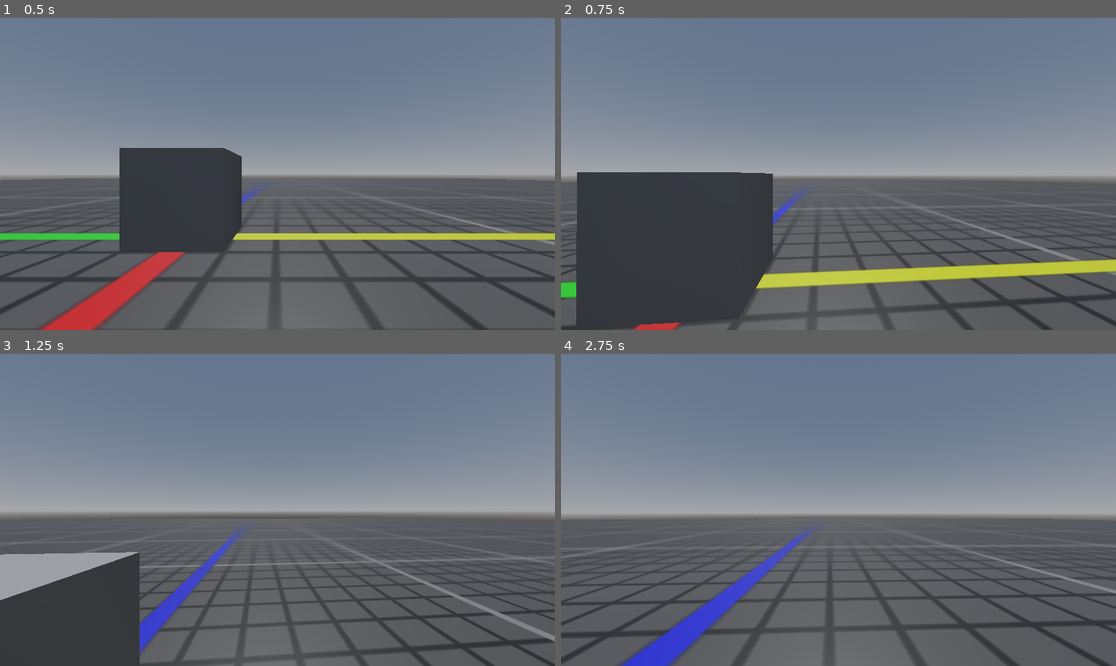
Above: before the commit, frames 1-4 (two rows, left to right).
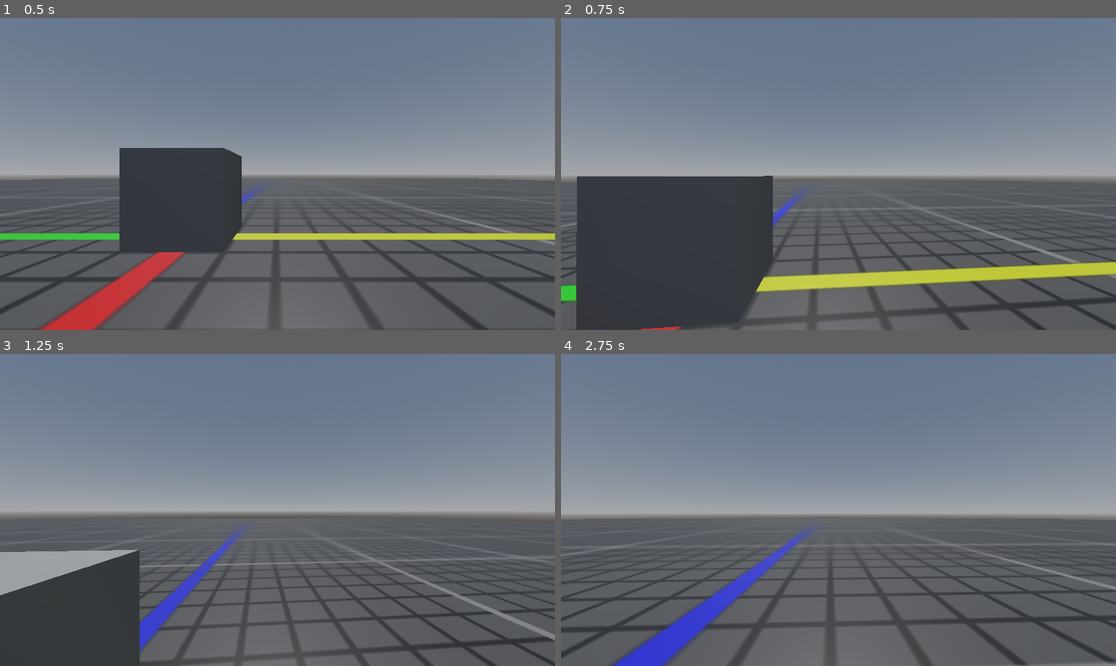
Above: after the commit, the same moments.

Repository: olinic/godot-fps-template
Game: Godot game, scene res://main.tscn
Same seed, same stepped clock (60 frames per second), same inputs: the game is played once before the commit and once after it.
Inputs (mouse positions are in pixels of both pictures, inside the frame that each line leads up to):
- Up to frame 1 (0.5 s): no input
- Up to frame 2 (0.75 s): tap Enter at 0.5 s; move the mouse to (866, 174) at 0.52 s; hold Up (move_forward) from 0.53 s (still down); tap Space (jump) at 0.6 s
- Up to frame 3 (1.25 s): keep holding Up (move_forward); tap Space (jump) at 0.77, 1.07 s
- Up to frame 4 (2.75 s): keep holding Up (move_forward); move the mouse to (810, 510) at 1.27 s; tap Shift (keyboard_sprint) at 1.35 s; tap Space (jump) at 1.52, 1.55, 1.82, 2.1 s; move the mouse to (849, 503) at 2.02 s

Frame 1 is identical in both runs. In frame 2, 5.5% of the frame differs, in the area x 0-100%, y 49-100%; in frame 3, 1.6%; in frame 4, 8.3%, in the area x 0-100%, y 52-100%.

Commit message:
cleaned code

Diff:
--- a/Player/WalkState.gd
+++ b/Player/WalkState.gd
@@ -13,10 +13,10 @@
 
 func move(delta):
 	var input_dir = Input.get_vector("move_left", "move_right", "move_forward", "move_backward")
+	var direction = (player.transform.basis * Vector3(input_dir.x, 0, input_dir.y)).normalized()
 	handle_sprint(input_dir)
-	var direction = (player.transform.basis * Vector3(input_dir.x, 0, input_dir.y)).normalized()
+	handle_jump(direction)
 	player.move(direction, SPEED, delta)
-	handle_jump(direction)
 
 func handle_sprint(input_direction: Vector2):
 	if ((Input.is_action_just_pressed("keyboard_sprint") or Input.is_action_just_pressed("controller_sprint"))
@@ -24,10 +24,6 @@
 			and player.is_moving_forward(input_direction)):
 		player.change_state(Sprint.new(player))
 
-
-func get_speed(delta):
-	return SPEED * delta
-
 func handle_jump(direction: Vector3):
 	if Input.is_action_just_pressed("jump") and player.is_on_floor():
 		player.change_state(Jump.new(player, direction, SPEED))
